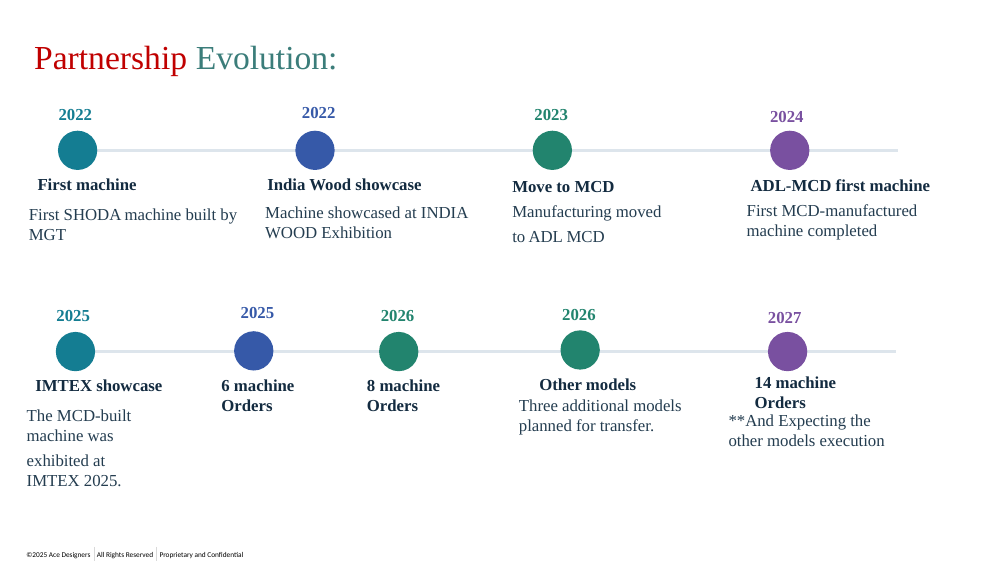
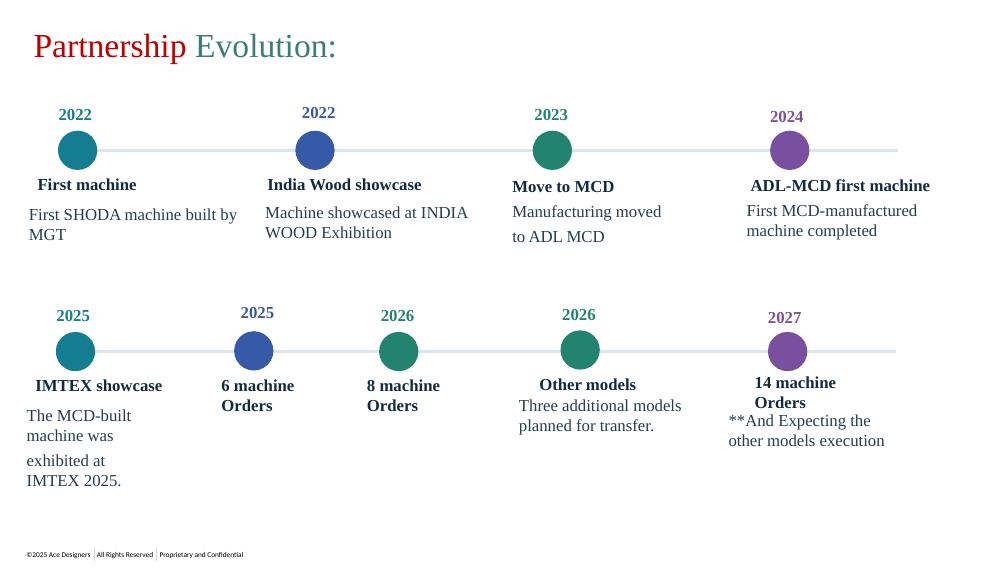
Before and after one commit to prathvirajkodachadri/all-links, a slide deck: slide 2 of PM_R02.pptx. Drawn at 1008x567 pixels with LibreOffice and Linux fonts; fonts in the diff are those of the drawing; background and template pictures are left out. Boxes give left, top, right and bottom in pixels: in the first picture for what was removed or moved away, otherwise in the second. Text is boxed around its words. In the diff, an @@ line names an element or a change of style, - is before the commit and + after.

```diff
--- a/PM_R02.pptx
+++ b/PM_R02.pptx
@@ text "Partnership Evolution:": place and size @@
-text "Partnership Evolution:" at [34,45,338,76]
+text "Partnership Evolution:" at [34,33,337,63]
```
Also in this commit, not shown: 9 other slides changed.
